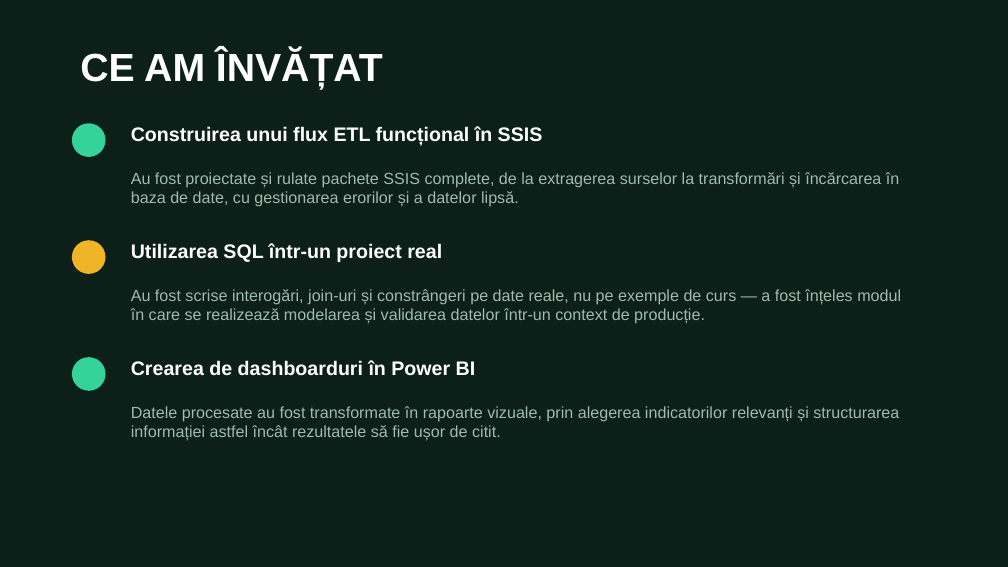
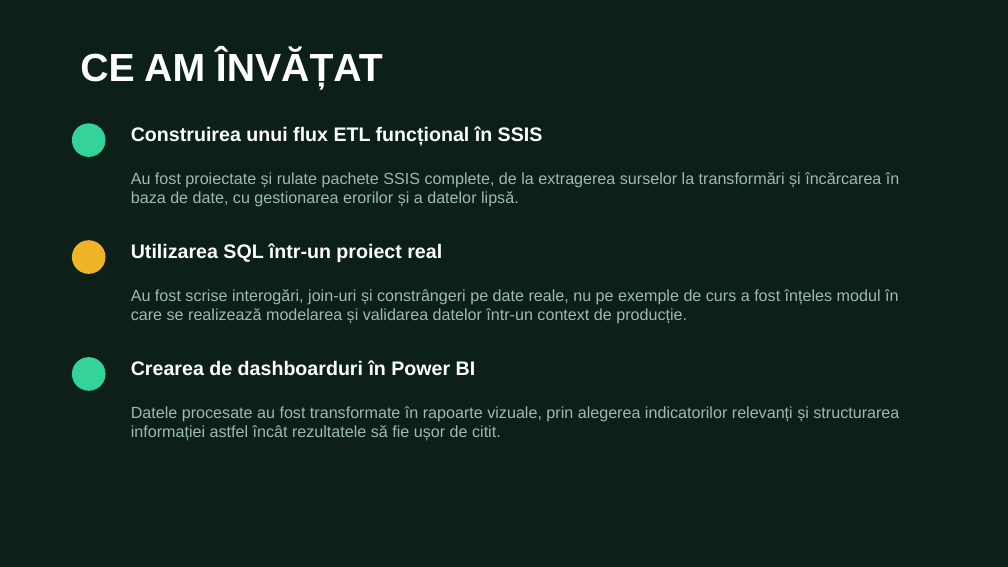
Before and after one commit to tudorgorgovan/CueUp, a slide deck: slide 20 of CueUp - prezentare.PPT (slide 15 before the commit). Drawn at 1008x567 pixels with LibreOffice and Linux fonts; fonts in the diff are those of the drawing. Boxes give left, top, right and bottom in pixels: in the first picture for what was removed or moved away, otherwise in the second. Text is boxed around its words. In the diff, an @@ line names an element or a change of style, - is before the commit and + after.

```diff
--- a/CueUp - prezentare.PPT
+++ b/CueUp - prezentare.PPT
@@ text at box(131, 289, 898, 324): text changed @@
-Au fost scrise interogări, join-uri și constrângeri pe date reale, nu pe exemple de curs — a fost înțeles modul în care se realizează modelarea și validarea datelor într-un context de producție.
+Au fost scrise interogări, join-uri și constrângeri pe date reale, nu pe exemple de curs a fost înțeles modul în care se realizează modelarea și validarea datelor într-un context de producție.
```
Also in this commit, not shown: 6 other slides changed, 5 slides added.
